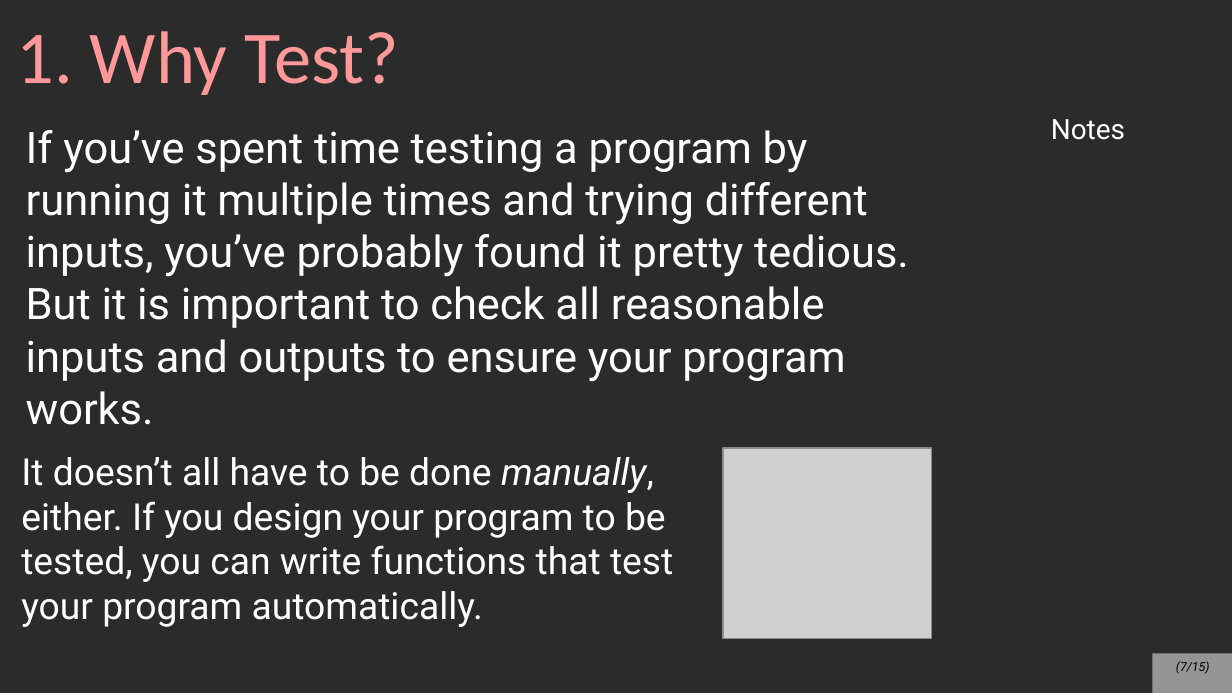
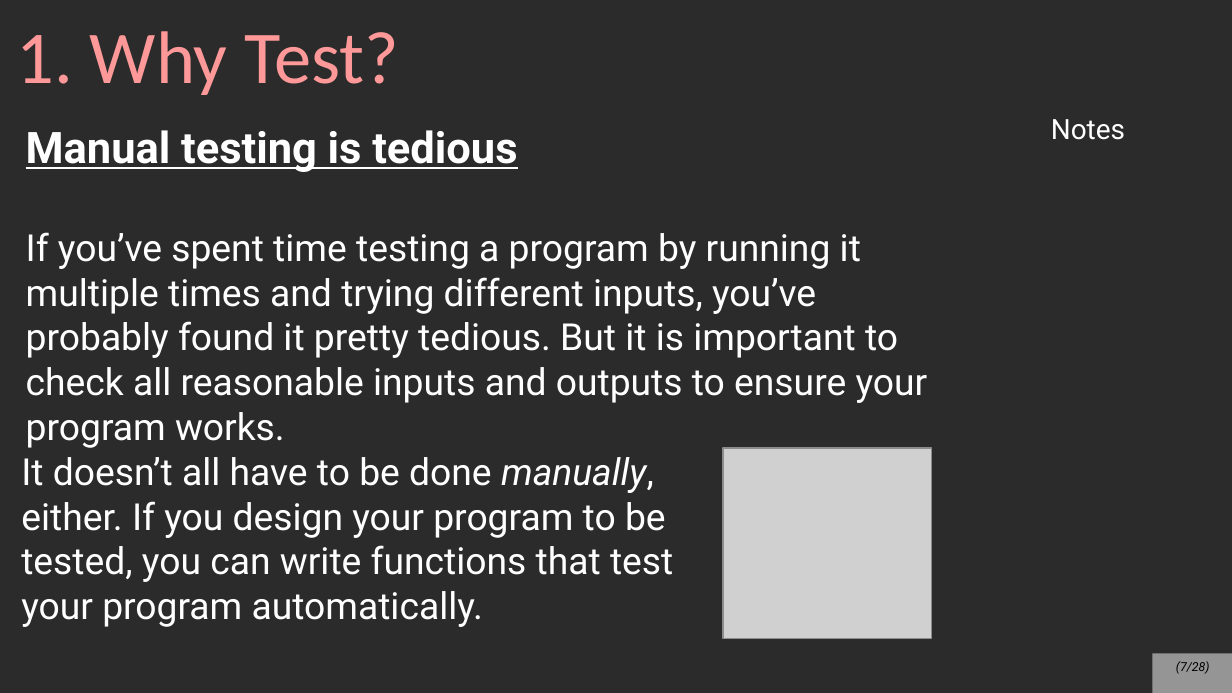
Before and after one commit to mariamhabib/CS250-Data-Structures, a slide deck: slide 7 of Lectures/Slides/Testing.odp. Drawn at 1232x693 pixels with LibreOffice and Linux fonts; fonts in the diff are those of the drawing; grey boxes stand for pictures; background and template pictures are left out; a plain dark background stands for a picture behind light text. Boxes give left, top, right and bottom in pixels: in the first picture for what was removed or moved away, otherwise in the second. Text is boxed around its words. In the diff, an @@ line names an element or a change of style, - is before the commit and + after.

Commit message:
Testing slides

```diff
--- a/Lectures/Slides/Testing.odp
+++ b/Lectures/Slides/Testing.odp
@@ text at [26, 130, 517, 172]: paragraph added @@
+Manual testing is tedious
@@ text at [26, 232, 928, 448]: size 28 to 24 pt in "If you’ve spent time testing a program ..." @@
@@ page number at [1176, 661, 1210, 674]: text changed @@
-(7/15)
+(7/28)
```
Also in this commit, not shown: 6 other slides changed, 15 slides added, 2 slides removed, 2 other files.
